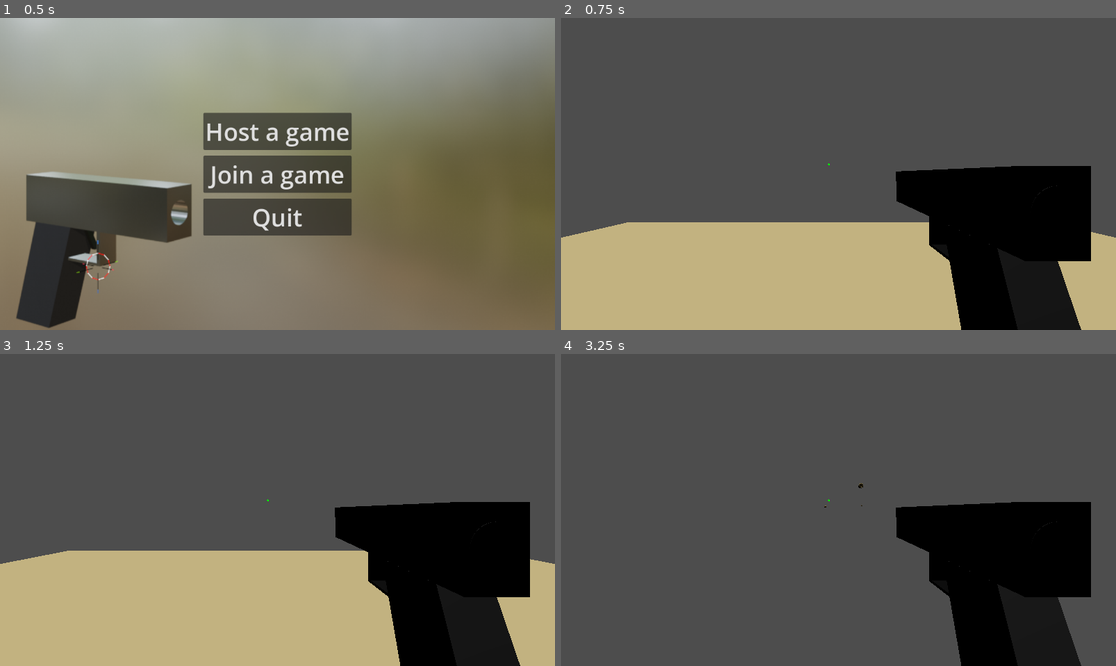
Above: before the commit, frames 1-4 (two rows, left to right).
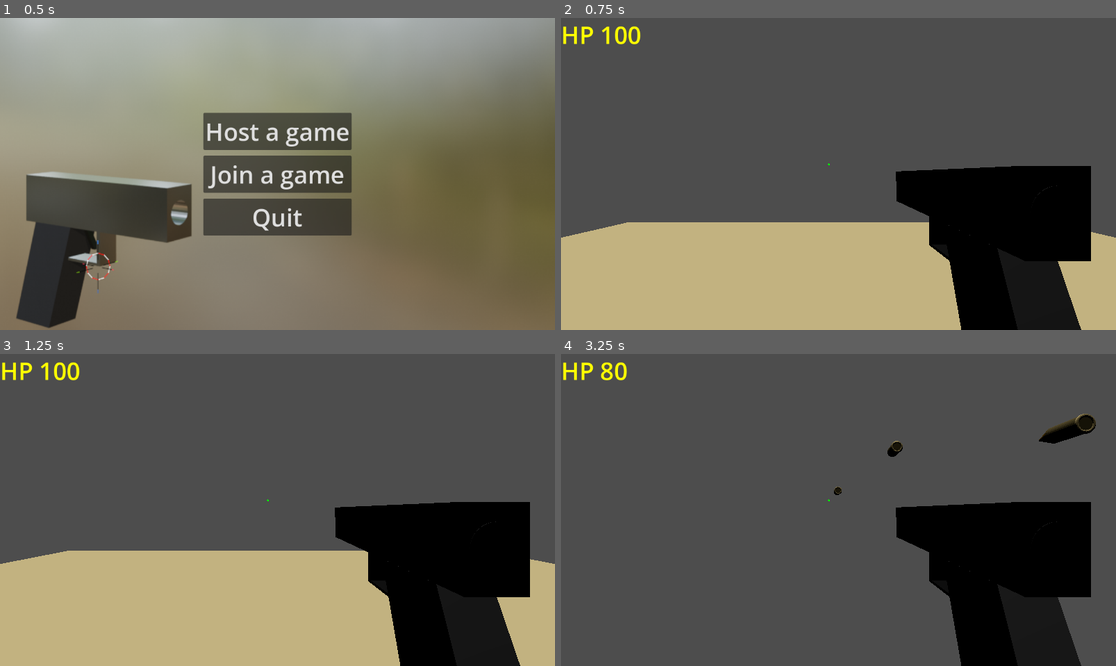
Above: after the commit, the same moments.

Repository: GazizVR/special-shot
Game: Godot game, scene res://scenes/Menu.tscn
Same seed, same stepped clock (60 frames per second), same inputs: the game is played once before the commit and once after it.
Inputs (mouse positions are in pixels of both pictures, inside the frame that each line leads up to):
- Up to frame 1 (0.5 s): no input
- Up to frame 2 (0.75 s): click "Host a game" at 0.5 s
- Up to frame 3 (1.25 s): no input
- Up to frame 4 (3.25 s): tap Enter at 1.25 s; move the mouse to (866, 510) at 1.27 s; hold W (walk_forward) from 1.28 s (still down); click (866, 510) at 1.35 s; move the mouse to (810, 510) at 2.02 s; tap Ctrl (crouch) at 2.1 s; click (810, 510) at 2.3 s; move the mouse to (849, 503) at 2.77 s; click (849, 503) at 2.85 s

Frame 1 is identical in both runs. In frame 2, 0.3% of the frame differs, in the area x 0-15%, y 2-9%; in frame 3, 0.3%; in frame 4, 1.0%, in the area x 0-97%, y 2-50%.

Commit message:
pause: отправка кастмоного увделмения вместо измения get_tree().paused

Diff:
--- a/scenes/Bullet.tscn
+++ b/scenes/Bullet.tscn
@@ -7,6 +7,7 @@
 
 [node name="Bullet" type="Area3D" unique_id=1370444440]
 script = ExtResource("1_p1sfj")
+speed = 1
 
 [node name="CollisionShape3D" type="CollisionShape3D" parent="." unique_id=864656437]
 transform = Transform3D(1, 0, 0, 0, 1, 0, 0, 0, 1, 0, 0.3, 0)
--- a/scenes/Game.tscn
+++ b/scenes/Game.tscn
@@ -1,8 +1,8 @@
 [gd_scene format=3 uid="uid://dehmeu5kji8hw"]
 
+[ext_resource type="Script" uid="uid://ddwjo6o6qk1p" path="res://scenes/game.gd" id="1_cpr0p"]
 [ext_resource type="Script" uid="uid://cqifgxhcdng7p" path="res://scripts/spawner_mp.gd" id="2_qbsmt"]
 [ext_resource type="PackedScene" uid="uid://b8oxkj8oidru1" path="res://scenes/Player.tscn" id="2_s0nni"]
-[ext_resource type="Script" uid="uid://c361cv3uh8km8" path="res://scripts/pause.gd" id="3_aug50"]
 
 [sub_resource type="BoxShape3D" id="BoxShape3D_8cj0n"]
 
@@ -13,6 +13,7 @@
 albedo_color = Color(0.7607843, 0.69803923, 0.5019608, 1)
 
 [node name="game" type="Node3D" unique_id=731612117]
+script = ExtResource("1_cpr0p")
 
 [node name="Floor" type="StaticBody3D" parent="." unique_id=1039886930]
 transform = Transform3D(20, 0, 0, 0, 1, 0, 0, 0, 20, 0, 0.5, 0)
@@ -37,7 +38,6 @@
 anchor_bottom = 1.0
 grow_horizontal = 2
 grow_vertical = 2
-script = ExtResource("3_aug50")
 
 [node name="PauseBG" type="ColorRect" parent="CanvasLayer/PauseMenu" unique_id=1331128661]
 visible = false
@@ -89,5 +89,5 @@
 script = ExtResource("2_qbsmt")
 network_player = ExtResource("2_s0nni")
 
-[connection signal="pressed" from="CanvasLayer/PauseMenu/PauseCnt/Continue" to="CanvasLayer/PauseMenu" method="_on_continue_pressed"]
-[connection signal="pressed" from="CanvasLayer/PauseMenu/PauseCnt/MenuBtn" to="CanvasLayer/PauseMenu" method="_on_menu_btn_pressed"]
+[connection signal="pressed" from="CanvasLayer/PauseMenu/PauseCnt/Continue" to="." method="_on_continue_pressed"]
+[connection signal="pressed" from="CanvasLayer/PauseMenu/PauseCnt/MenuBtn" to="." method="_on_menu_btn_pressed"]
--- a/scenes/Player.tscn
+++ b/scenes/Player.tscn
@@ -2,7 +2,7 @@
 
 [ext_resource type="PackedScene" uid="uid://bbl0hgeru6g3v" path="res://assets/models/Player.glb" id="1_3vyb7"]
 [ext_resource type="Script" uid="uid://govfvmcim26r" path="res://scripts/player.gd" id="1_g2els"]
-[ext_resource type="Script" uid="uid://cjlj2lm1xcx6a" path="res://scripts/aim.gd" id="3_3li8b"]
+[ext_resource type="Script" uid="uid://cjlj2lm1xcx6a" path="res://scripts/player_gui.gd" id="3_3li8b"]
 [ext_resource type="PackedScene" uid="uid://dfgm1lnq7yylj" path="res://scenes/Gun.tscn" id="3_mdl7e"]
 
 [sub_resource type="CapsuleShape3D" id="CapsuleShape3D_g2els"]
@@ -43,7 +43,7 @@
 [node name="CanvasLayer" type="CanvasLayer" parent="." unique_id=376558683]
 process_mode = 3
 
-[node name="Aim" type="Control" parent="CanvasLayer" unique_id=1776340400]
+[node name="Control" type="Control" parent="CanvasLayer" unique_id=1776340400]
 layout_mode = 3
 anchors_preset = 8
 anchor_left = 0.5
@@ -58,5 +58,16 @@
 grow_vertical = 2
 script = ExtResource("3_3li8b")
 
+[node name="HPLabel" type="Label" parent="CanvasLayer/Control" unique_id=914208432]
+layout_mode = 1
+offset_left = -556.0
+offset_top = -304.0
+offset_right = -475.0
+offset_bottom = -235.0
+theme_override_colors/font_color = Color(1, 1, 0, 1)
+theme_override_font_sizes/font_size = 50
+
 [node name="MultiplayerSynchronizer" type="MultiplayerSynchronizer" parent="." unique_id=1389830567]
 replication_config = SubResource("SceneReplicationConfig_3li8b")
+
+[connection signal="bullet_touched" from="CamPivot/Hand/Gun" to="." method="_on_gun_bullet_touched"]
--- a/scripts/pause.gd
+++ b/scenes/game.gd
@@ -1,4 +1,4 @@
-extends Control
+extends Node3D
 
 var isPaused = false
 
@@ -6,26 +6,26 @@
 	if Input.is_action_just_pressed("pause"):
 		isPaused = !isPaused
 		if isPaused:
-			$PauseBG.visible = true
-			$PauseCnt.visible = true
+			propagate_notification(NOTIFICATION_PAUSED)
+			$CanvasLayer/PauseMenu/PauseBG.visible = true
+			$CanvasLayer/PauseMenu/PauseCnt.visible = true
 			Input.mouse_mode = Input.MOUSE_MODE_VISIBLE
 		else:
-			$PauseBG.visible = false
-			$PauseCnt.visible = false
+			$CanvasLayer/PauseMenu/PauseBG.visible = false
+			$CanvasLayer/PauseMenu/PauseCnt.visible = false
 			Input.mouse_mode = Input.MOUSE_MODE_CAPTURED
-		get_tree().paused = isPaused
+			propagate_notification(NOTIFICATION_UNPAUSED)
 
 func _ready() -> void:
 	Input.mouse_mode = Input.MOUSE_MODE_CAPTURED
 
 func _on_continue_pressed() -> void:
 	isPaused = false
-	get_tree().paused = isPaused
-	$PauseBG.visible = false
-	$PauseCnt.visible = false
+	$CanvasLayer/PauseMenu/PauseBG.visible = false
+	$CanvasLayer/PauseMenu/PauseCnt.visible = false
 	Input.mouse_mode = Input.MOUSE_MODE_CAPTURED
+	propagate_notification(NOTIFICATION_UNPAUSED)
 
 func _on_menu_btn_pressed() -> void:
-	get_tree().paused = false
 	multiplayer.multiplayer_peer.close()
 	get_tree().change_scene_to_file("res://scenes/Menu.tscn")
--- a/scripts/bullet.gd
+++ b/scripts/bullet.gd
@@ -1,6 +1,6 @@
 extends Area3D
 
-@export var speed = 2
+@export var speed = 4
 var is_launch: bool = false
 
 func launch():
--- a/scripts/gun.gd
+++ b/scripts/gun.gd
@@ -1,9 +1,13 @@
 extends Node3D
+
+signal bullet_touched(bullet: Area3D,body: Node3D)
 
 @onready var bullet = $Bullet
 var can_shot = true
+var is_paused = false
 
 func _physics_process(_delta: float) -> void:
+	if is_paused: return
 	if !is_multiplayer_authority(): return
 	if Input.is_action_just_pressed("shot") and can_shot:
 		shot.rpc()
@@ -12,9 +16,20 @@
 func shot():
 	can_shot = false
 	var copy = bullet.duplicate()
+	copy.body_entered.connect(on_entered(copy))
 	add_child(copy)
 	copy.visible = true
 	copy.top_level = true
 	copy.launch()
 	await get_tree().create_timer(0.5).timeout
 	can_shot = true
+
+func on_entered(bullet: Area3D) -> Callable:
+	return func(body: Node3D):
+		bullet_touched.emit(bullet,body)
+
+func _notification(what: int) -> void:
+	if what == NOTIFICATION_PAUSED:
+		is_paused = true
+	if what == NOTIFICATION_UNPAUSED:
+		is_paused = false
--- a/scripts/player.gd
+++ b/scripts/player.gd
@@ -1,11 +1,11 @@
 extends CharacterBody3D
 
 @export var mouseSensetivity = 0.001
+var is_paused = false
 
 func return_to_menu():
 	if get_tree() != null:
 		multiplayer.multiplayer_peer.close()
-		get_tree().paused = false
 		get_tree().change_scene_to_file("res://scenes/Menu.tscn")
 
 func _enter_tree() -> void:
@@ -13,6 +13,7 @@
 	$CamPivot/Camera.current = is_multiplayer_authority()
 
 func _input(event: InputEvent) -> void:
+	if is_paused: return
 	if !is_multiplayer_authority(): return
 	if event is InputEventMouseMotion:
 		rotate_y(-event.relative.x*mouseSensetivity)
@@ -28,9 +29,21 @@
 var target_velocity = Vector3.ZERO
 var is_crouch = false
 @export var crouch_per = 0.6
+@export var health = 100
+
+func _process(delta: float) -> void:
+	if is_paused: return
+	if !is_multiplayer_authority(): return
+	$CanvasLayer/Control/HPLabel.text = "HP " + str(health)
 
 func _physics_process(delta: float) -> void:
+	if is_paused: return
 	if !is_multiplayer_authority(): return
+	if health < 1:
+		velocity = Vector3(0,0,0)
+		global_position = Vector3(0,3,0)
+		health = 100
+		return
 	var direction = Vector3.ZERO
 	if not is_on_floor():
 		if global_position.y < 0.5:
@@ -65,3 +78,19 @@
 		target_velocity.z = direction.z * speed
 	velocity = target_velocity
 	move_and_slide()
+
+@rpc("authority","call_local","reliable")
+func _on_gun_bullet_touched(bullet: Area3D, body: Node3D) -> void:
+	remove_child(bullet)
+	var peer_id = body.name
+	var peer_node_path = "/root/game/" + peer_id
+	var peer_node = get_node(peer_node_path)
+	if is_instance_valid(peer_node):
+		if peer_node is CharacterBody3D:
+			peer_node.health -= 20
+
+func _notification(what: int) -> void:
+	if what == NOTIFICATION_PAUSED:
+		is_paused = true
+	if what == NOTIFICATION_UNPAUSED:
+		is_paused = false
--- a/scripts/aim.gd
+++ b/scripts/player_gui.gd
@@ -4,8 +4,8 @@
 	if !is_multiplayer_authority(): return
 	draw_circle(Vector2(0,0),2.0,Color.GREEN)
 
-func _process(delta: float) -> void:
-	if get_tree().paused:
+func _notification(what: int) -> void:
+	if what == NOTIFICATION_PAUSED:
 		hide()
-	else:
+	if what == NOTIFICATION_UNPAUSED:
 		show()
Not shown, added: scenes/game.gd.uid
Not shown, removed: scripts/pause.gd.uid
Renamed: scripts/aim.gd.uid -> scripts/player_gui.gd.uid
